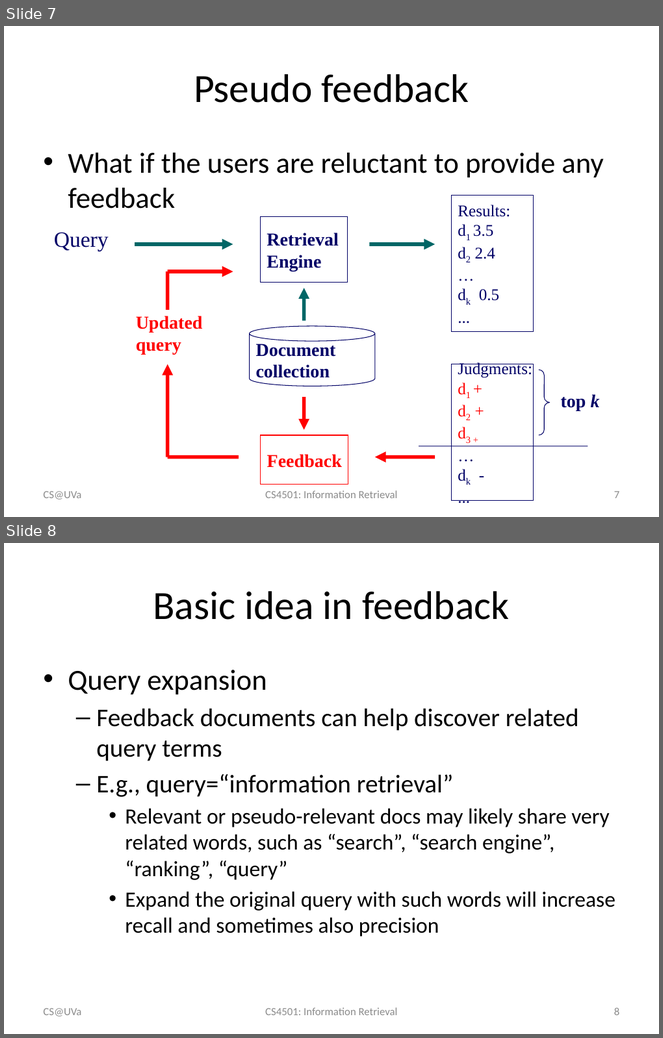
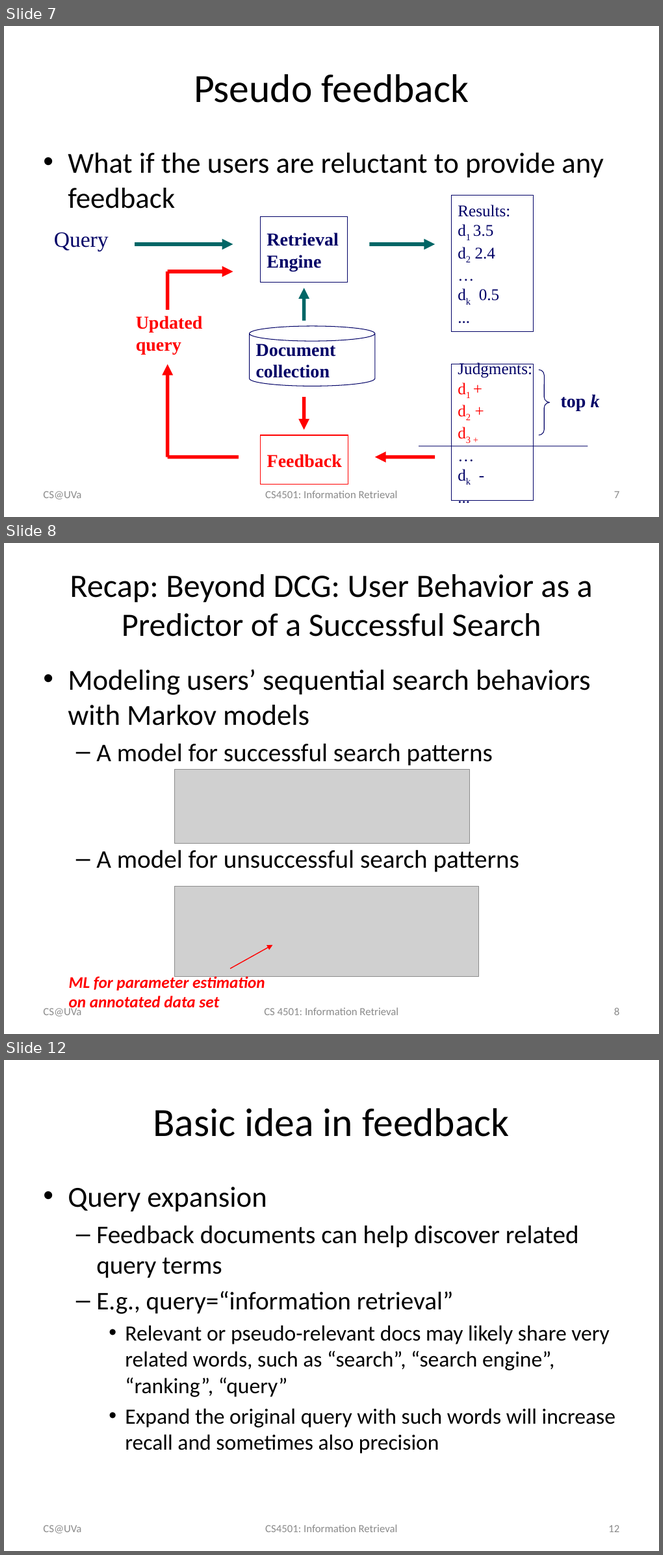
Before and after one commit to wang296/IR2015, a slide deck: docs/Relevance Feedback.pptx. Shown one above the other, each under a label of ours: slides 7 and 8 before the commit, slides 7, 8 and 12 after it; the slides between them are not shown. The pictures are 663x1038 and 663x1555 pixels, drawn with LibreOffice and Linux fonts; fonts in the diff are those of the drawing; grey boxes stand for pictures. Boxes give left, top, right and bottom in pixels: in the first picture for what was removed or moved away, otherwise in the second. Text is boxed around its words. In the diff, an @@ line names an element or a change of style, - is before the commit and + after.

```diff
--- a/docs/Relevance Feedback.pptx
+++ b/docs/Relevance Feedback.pptx
@@ slide 8 added at [4, 543, 659, 1034], background #FFFFFF @@
@@ title added at [70, 574, 593, 637], 36 pt, text #000000 @@
+Recap: Beyond DCG: User Behavior as a Predictor of a Successful Search
@@ text added at [68, 669, 591, 873], 28 pt, text #000000 @@
+• Modeling users’ sequential search behaviors with Markov models
+  – A model for successful search patterns
+  – A model for unsuccessful search patterns
@@ picture added at [174, 770, 470, 844] @@
@@ picture added at [174, 886, 478, 977] @@
@@ arrow added from (230, 969) to (272, 945), #FF0000 1 pt @@
@@ text added at [69, 975, 265, 1012], 18 pt, text #FF0000, bold, italic @@
+ML for parameter estimation on annotated data set
@@ text added at [43, 1007, 81, 1017], 12 pt, text #8C8C8C @@
+CS@UVa
@@ text added at [264, 1008, 399, 1016], 12 pt, text #8C8C8C @@
+CS 4501: Information Retrieval
@@ page number added at [614, 1008, 620, 1016], 12 pt, text #8C8C8C @@
+8
@@ what was slide 8 is now slide 12 @@
@@ page number at [608, 1525, 620, 1533]: text changed @@
-8
+12
```
Also in this commit, not shown: 3 slides changed, 3 other slides added, 1 slide removed, 1 other file.
